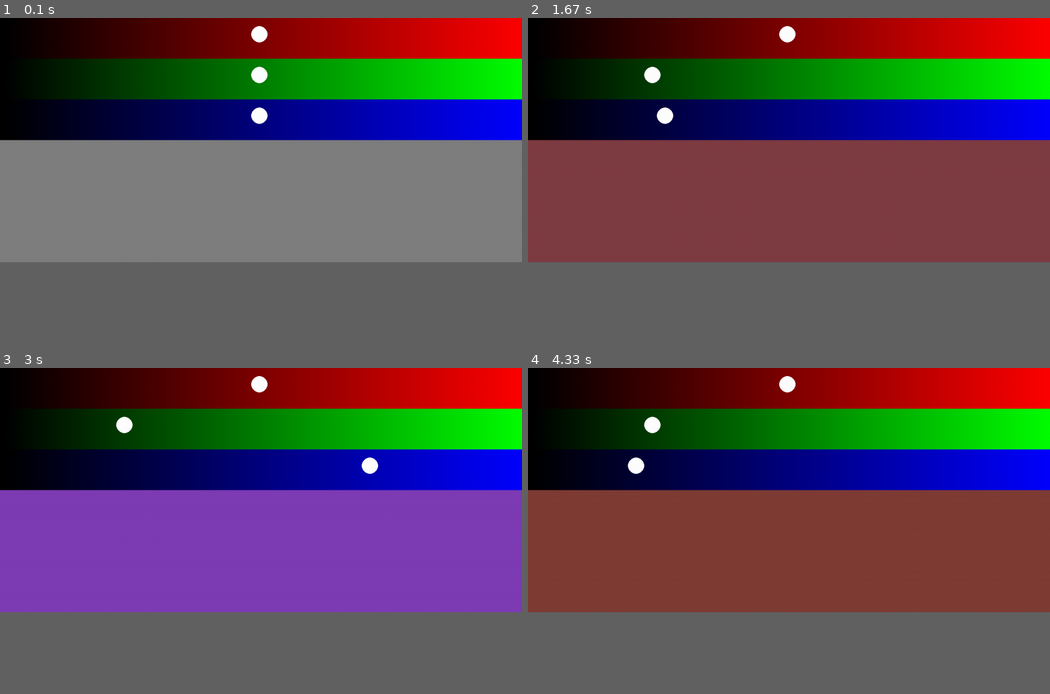
Above: before the commit, frames 1-4 (two rows, left to right).
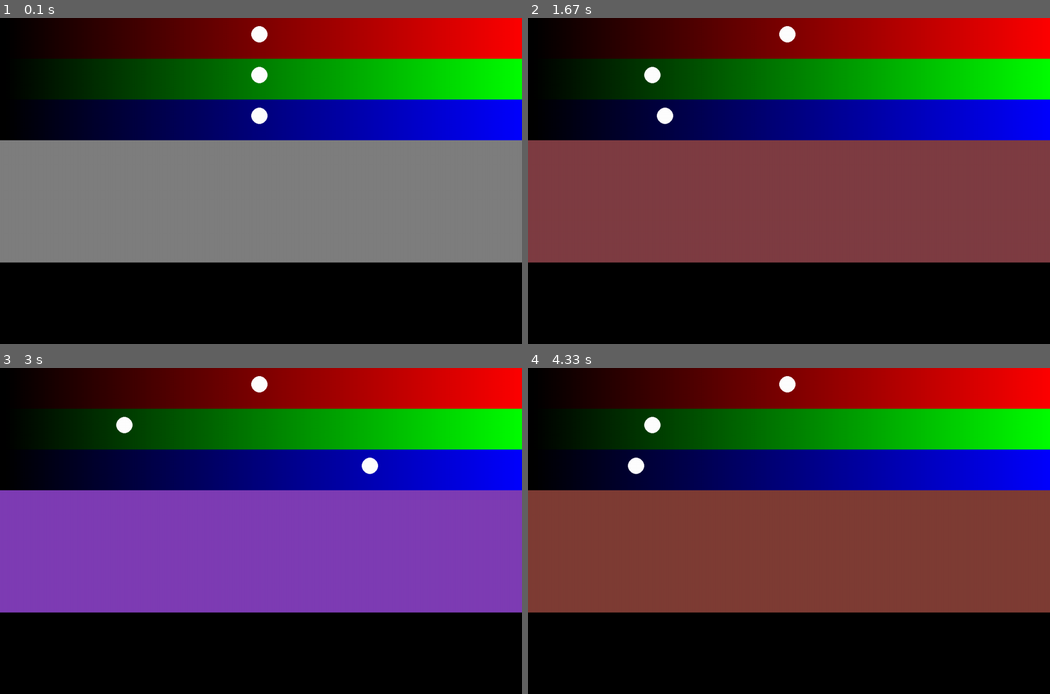
Above: after the commit, the same moments.

Repository: rhainne/py-game-dev
Game: pygame game, started from color_tweaking_script.py
Two runs of this game, one before a commit and one after it. Both use one fixed random seed, a clock stepped at 60 frames per second and the inputs below.
Inputs (mouse positions are in pixels of both pictures, inside the frame that each line leads up to):
- Up to frame 1 (0.1 s): no input
- Up to frame 2 (1.67 s): click (627, 132) at 0.88 s; click (653, 60) at 1.22 s; click (663, 115) at 1.55 s
- Up to frame 3 (3 s): click (245, 475) at 1.88 s; click (187, 462) at 2.22 s; click (62, 459) at 2.55 s; click (370, 472) at 2.88 s
- Up to frame 4 (4.33 s): click (637, 469) at 3.22 s
The window is 900x421 before the commit and 900x562 after it. Grey fills any space a smaller window leaves; there, only what the larger window draws over its background counts as a difference.

The runs differ from the first frame. In frame 1, 0.4% of the frame differs, in the area x 0-100%, y 14-76%; in frame 2, 0.4%; in frame 3, 0.4%; in frame 4, 0.4%.

Commit message:
daily commit

Diff:
--- a/basics_covering/helloworld.py
+++ b/basics_covering/helloworld.py
@@ -12,11 +12,11 @@
 screen = pygame.display.set_mode((640, 480), 0, 32)
 pygame.display.set_caption("Sushi game")
 
-background = pygame.image.load(background_img_filename).convert()
-mouse_cursor = pygame.image.load(mouse_img_filename).convert_alpha()
+background = pygame.image.load(background_img_filename).convert()  # Convert could discard alpha channel
+mouse_cursor = pygame.image.load(mouse_img_filename).convert_alpha()  # convert_alpha to preserve image's alpha channel
 
 while True:
-    for event in pygame.event.get(): # retrieve all items and remove them from the queue
+    for event in pygame.event.get():  # retrieve all items and remove them from the queue
         if event.type == QUIT:
             pygame.quit()
             exit()
--- a/color_tweaking_script.py
+++ b/color_tweaking_script.py
@@ -1,10 +1,7 @@
 
-import pygame
-from pygame.locals import *
 from various_functions.pygame_custom_functions import *
 
-l_width = 1280
-l_height = 600
+l_width, l_height = 1280, 800
 SCREEN_SIZE = (l_width, l_height)
 SCALE_HEIGHT = 100
 
--- /dev/null
+++ b/creating_visuals/creating_surfaces.py
@@ -0,0 +1,32 @@
+import pygame
+from pygame.locals import *
+
+pygame.init()
+
+SCREEN_SIZE = (800, 600)
+l_width, l_height = 800, 600
+screen = pygame.display.set_mode(SCREEN_SIZE)
+
+'''
+Pygame will have to do more work if you are using images with
+different formats, and that can potentially decrease game performance.
+Convert all images using convert() method. convert_alpha() for images with alpha channel.
+'''
+blank_surfaces = pygame.Surface((256, 256))
+blank_alpha_surface = pygame.Surface((256, 256), depth=32)
+
+surface_1 = pygame.surface.Surface((l_width, l_height))
+rect_1 = Rect((100, 100), (50, 10))
+rect_2 = Rect((100, 200), (50, 10))
+
+while True:
+    for event in pygame.event.get():  # retrieve all items and remove them from the queue
+        if event.type == QUIT:
+            pygame.quit()
+            exit()
+
+        screen.blit(blank_surfaces, (0, 0))
+        screen.blit(blank_alpha_surface, (0, 0))
+
+        pygame.draw.rect(surface_1, (255, 0, 0), rect_1)
+        pygame.draw.rect(surface_1, (0, 255, 0), rect_2)
--- /dev/null
+++ b/drawing_polygons.py
@@ -0,0 +1,24 @@
+
+from various_functions.pygame_custom_functions import *
+
+pygame.init()
+
+l_width, l_height = 1024, 800
+screen = pygame.display.set_mode((l_width, l_height), 0, 32)
+points = []
+
+while True:
+    for event in pygame.event.get():
+        if event.type == QUIT:
+            exit_handler()
+        if event.type == MOUSEBUTTONDOWN:
+            points.append(event.pos)
+
+    screen.fill((255, 255, 255))
+
+    if len(points) >= 3:
+        pygame.draw.polygon(screen, (0, 255, 0), points, 10)
+    for point in points:
+        pygame.draw.circle(screen, (0, 0, 255), point, 5)
+
+    pygame.display.update()
--- /dev/null
+++ b/improved_random_pixels.py
@@ -0,0 +1,25 @@
+from random import randint
+from various_functions.pygame_custom_functions import *
+
+# mustlock method in surface objects returns True if a surface requires locking.
+
+l_width, l_height = 1024, 800
+
+pygame.init()
+screen = pygame.display.set_mode((l_width, l_height), 0, 32)
+
+while True:
+    for event in pygame.event.get():
+        event_handler(event)
+
+    rand_col = (randint(0, 255), randint(0, 255), randint(0, 255))
+
+    # If you do manual lock() and unlock() you avoid to lock/unlock every time
+    # you use set_at() method which speeds up the process.
+    screen.lock()
+    for _ in range(100):
+        rand_pos = (randint(0, l_width - 1), randint(0, l_height - 1))
+        screen.set_at(rand_pos, rand_col)
+    screen.unlock()
+
+    pygame.display.update()
--- /dev/null
+++ b/random_circle.py
@@ -0,0 +1,18 @@
+from various_functions.pygame_custom_functions import *
+from random import *
+
+pygame.init()
+
+l_width, l_height = 1280, 800
+screen = pygame.display.set_mode((l_width, l_height), 0, 32)
+
+for _ in range(25):
+    random_color = (randint(0,255), randint(0,255), randint(0,255))
+    random_pos = (randint(0,639), randint(0,479))
+    random_radius = randint(1,200)
+    pygame.draw.circle(screen, random_color, random_pos, random_radius)
+    pygame.display.update()
+
+while True:
+    for event in pygame.event.get():
+        event_handler(event)
--- /dev/null
+++ b/random_pixels.py
@@ -0,0 +1,18 @@
+from random import randint
+from various_functions.pygame_custom_functions import *
+
+l_width, l_height = 1024, 800
+
+pygame.init()
+screen = pygame.display.set_mode((l_width, l_height), 0, 32)
+
+while True:
+    for event in pygame.event.get():
+        event_handler(event)
+
+    rand_col = (randint(0, 255), randint(0, 255), randint(0, 255))
+    for _ in range(100):
+        rand_pos = (randint(0, l_width - 1), randint(0, l_height - 1))
+        screen.set_at(rand_pos, rand_col)
+
+    pygame.display.update()
--- /dev/null
+++ b/rectangle_test.py
@@ -0,0 +1,22 @@
+
+from random import *
+from various_functions.pygame_custom_functions import *
+
+l_width, l_height = 1024, 800
+
+pygame.init()
+
+screen = pygame.display.set_mode((l_width, l_height), 0, 32)
+
+screen.lock()
+for count in range(20):
+    random_color = (randint(0, 255), randint(0, 255), randint(0, 255))
+    random_pos = (randint(0, (l_width - 1)), randint(0, (l_height - 1)))
+    random_size = ((l_width - 1) - randint(random_pos[0], (l_width - 1)), (l_height - 1)-randint(random_pos[1], (l_height - 1)))
+    pygame.draw.rect(screen, random_color, Rect(random_pos, random_size))
+screen.unlock()
+pygame.display.update()
+
+while True:
+    for event in pygame.event.get():
+        event_handler(event)
Empty file removed: __init__.py
